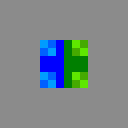
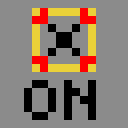
Layer changes from the first 128x128 image to the second:
added layer "ActionSwitchOnPipe" above "TriggerEngineSafe" over (x1=24, y1=8, x2=96, y2=120)
renamed "ActionEngineSafe" to "TriggerEngineSafe", hid it over (x1=24, y1=8, x2=96, y2=120)
